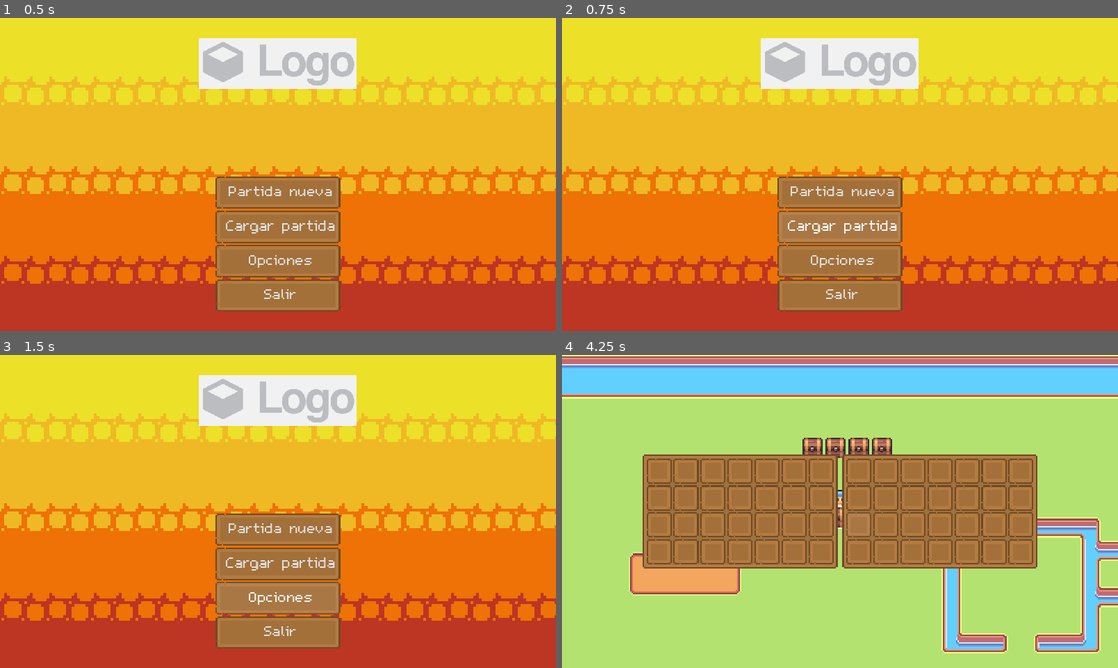
Above: before the commit, frames 1-4 (two rows, left to right).
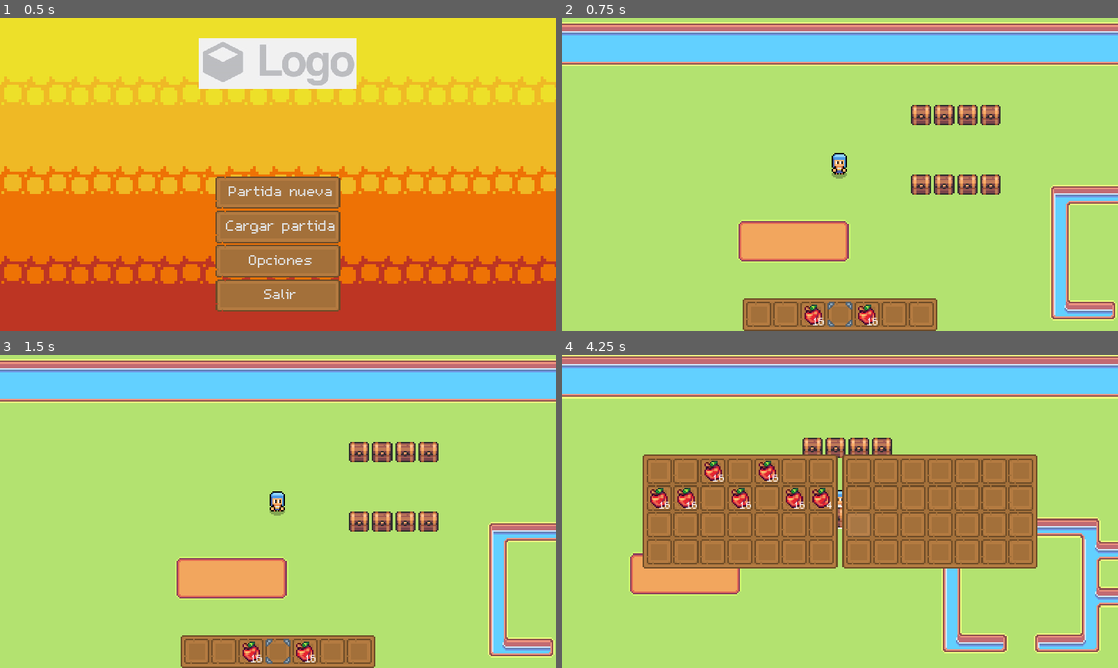
Above: after the commit, the same moments.

Repository: ArmandosLP/Farm_game_project
Game: Godot game, scene res://System/Main_menu/main_menu.tscn
Two runs of this game, one before a commit and one after it. Both use one fixed random seed, a clock stepped at 60 frames per second and the inputs below.
Inputs (mouse positions are in pixels of both pictures, inside the frame that each line leads up to):
- Up to frame 1 (0.5 s): no input
- Up to frame 2 (0.75 s): click "Cargar partida" at 0.5 s
- Up to frame 3 (1.5 s): click (278, 599) at 1.25 s, where only the run before the commit has a clickable "Opciones"
- Up to frame 4 (4.25 s): click (840, 530) at 2 s, where only the run before the commit has a clickable "Partida nueva"; tap Enter at 2.75 s; move the mouse to (923, 520) at 2.77 s; hold D (Movment_right_key) 2.78-3.53 s; hold Mouse wheel down (Mouse_down_scroll) 2.78-3.53 s; click (923, 520) at 2.92 s; move the mouse to (851, 520) at 3.52 s; hold S (Movment_down_key) from 3.53 s (still down); click (851, 520) at 3.6 s

Frame 1 is identical in both runs. In frame 2, 99% of the frame differs, in the area x 0-100%, y 0-100%; in frame 3, 99%; in frame 4, 1.2%.

Commit message:
Menu alpha

Diff:
--- a/Inventory_system_v2/Items/Corn.tres
+++ b/Inventory_system_v2/Items/Corn.tres
@@ -5,8 +5,10 @@
 
 [resource]
 script = ExtResource("1_4ovk7")
+id = 1
 name = "Maiz"
 description = "¿Con esto se hacen la palomitas?"
 max_stack = 16
 texture = ExtResource("2_aavn8")
 price = 7
+can_be_planted = false
--- a/Inventory_system_v2/Items/Corn_seeds.tres
+++ b/Inventory_system_v2/Items/Corn_seeds.tres
@@ -6,6 +6,7 @@
 
 [resource]
 script = ExtResource("1_k2ts5")
+id = 2
 name = "Semillas de maiz"
 description = "Se pueden plantar
 para obtener maiz."
--- a/Inventory_system_v2/Items/Items.gd
+++ b/Inventory_system_v2/Items/Items.gd
@@ -7,7 +7,7 @@
 const MANZANA = preload("res://Inventory_system_v2/Items/Manzana.tres")
 const NARANJA = preload("res://Inventory_system_v2/Items/Naranja.tres")
 const PERA = preload("res://Inventory_system_v2/Items/Pera.tres")
-
+const JADE_RING = preload("res://Inventory_system_v2/Items/Jade_ring.tres")
 
 var id : Dictionary = {
 	1: CORN,
@@ -17,4 +17,8 @@
 	5: MANZANA,
 	6: NARANJA,
 	7: PERA,
+	10: JADE_RING
 }
+
+func get_item_by_id(_id : int):
+	return id[_id]
--- /dev/null
+++ b/Inventory_system_v2/Items/Jade_ring.tres
@@ -0,0 +1,15 @@
+[gd_resource type="Resource" script_class="Item" load_steps=3 format=3 uid="uid://cogarwxpqjsbo"]
+
+[ext_resource type="Script" path="res://Inventory_system_v2/scripts/Item_resource.gd" id="1_erhld"]
+[ext_resource type="Texture2D" uid="uid://dawdmkx15oi6s" path="res://Assets/Jade_ring.png" id="2_insfm"]
+
+[resource]
+script = ExtResource("1_erhld")
+id = 10
+name = "Anillo de jade"
+description = "El jade es una gema mucho
+mas rara de lo que aparenta."
+max_stack = 1
+texture = ExtResource("2_insfm")
+price = 150
+can_be_planted = false
--- a/Inventory_system_v2/Items/Limon.tres
+++ b/Inventory_system_v2/Items/Limon.tres
@@ -5,9 +5,11 @@
 
 [resource]
 script = ExtResource("1_nf1qf")
+id = 3
 name = "Limon"
 description = "El condimento perfecto para
 algunas ocasiones."
 max_stack = 16
 texture = ExtResource("2_hy3o0")
 price = 12
+can_be_planted = false
--- a/Inventory_system_v2/Items/Manzana verde.tres
+++ b/Inventory_system_v2/Items/Manzana verde.tres
@@ -5,6 +5,7 @@
 
 [resource]
 script = ExtResource("1_nfpay")
+id = 4
 name = "Manzana verde"
 description = "Tiene un sabor ácido muy intenso."
 max_stack = 16
--- a/Inventory_system_v2/Items/Manzana.tres
+++ b/Inventory_system_v2/Items/Manzana.tres
@@ -5,9 +5,11 @@
 
 [resource]
 script = ExtResource("1_0gfkf")
+id = 5
 name = "Manzana"
 description = "No te tragues las semillas, en serio,
 no lo hagas, podrías morir."
 max_stack = 16
 texture = ExtResource("2_wef32")
 price = 5
+can_be_planted = false
--- a/Inventory_system_v2/Items/Naranja.tres
+++ b/Inventory_system_v2/Items/Naranja.tres
@@ -5,8 +5,10 @@
 
 [resource]
 script = ExtResource("1_53olp")
+id = 6
 name = "Naranja"
 description = "El rey de los cítricos nunca decepciona."
 max_stack = 16
 texture = ExtResource("2_m52lo")
 price = 15
+can_be_planted = false
--- a/Inventory_system_v2/Items/Pera.tres
+++ b/Inventory_system_v2/Items/Pera.tres
@@ -5,9 +5,11 @@
 
 [resource]
 script = ExtResource("1_1nr28")
+id = 7
 name = "Pera"
 description = "¿A alguien le gustan las
 peras no irónicamente?"
 max_stack = 16
 texture = ExtResource("2_ll3bm")
 price = 3
+can_be_planted = false
--- a/Inventory_system_v2/scripts/Item_resource.gd
+++ b/Inventory_system_v2/scripts/Item_resource.gd
@@ -1,5 +1,7 @@
 extends Resource
 class_name Item
+
+@export var id : int
 
 @export_group("Item propieties")
 @export var name : String
--- a/Inventory_system_v2/scripts/inventory_manager.gd
+++ b/Inventory_system_v2/scripts/inventory_manager.gd
@@ -164,11 +164,15 @@
 				update_displayer(inventory,i)
 	return _amount
 
+func set_item(inventory:Inventory,grid_cell:int,item:Item,amount:int) -> void:
+	inventory.items[grid_cell] = item
+	inventory.amount[grid_cell] = amount
+	update_displayer(inventory,grid_cell)
 
 func update_displayer(inventory:Inventory,id:int):
 	if inventory == ply_inventory:
 		ply_inventory_displayer.update_item_grid_cell(ply_inventory,id)
-		if !get_visibility():
+		if !get_visibility() and id < 7:
 			hotbar_displayer.update_cell(inventory,id)
 	elif inventory == cont_inventory:
 		cont_inventory_displayer.update_item_grid_cell(cont_inventory,id)
--- a/Map/Player.gd
+++ b/Map/Player.gd
@@ -79,11 +79,6 @@
 
 
 func _input(_event):
-	if Input.is_action_just_pressed("Full_screen_key"):
-		if DisplayServer.window_get_mode() != 0:
-			DisplayServer.window_set_mode(DisplayServer.WINDOW_MODE_WINDOWED)
-		else:
-			DisplayServer.window_set_mode(DisplayServer.WINDOW_MODE_FULLSCREEN)
 	if Input.is_action_just_pressed("Debug_key"):
 		InventoryManager.add_item(InventoryManager.ply_inventory,Items.MANZANA,100)
 	if Input.is_action_just_pressed("Inventory_action_key"):
--- a/Save_files/SaveSystem.gd
+++ b/Save_files/SaveSystem.gd
@@ -1,20 +1,35 @@
 extends Node
 
 
+func save_game():
+	var fileWirter := FileAccess.open("res://Save_files/player_inventory.json",FileAccess.WRITE)
+	var inventory = InventoryManager.ply_inventory
 
-func save_game():
+	var data : String = "["
+	for i in range(0,inventory.items.size(),1):
+		if inventory.items[i] != null:
+			data += "{\"itemID\": \"" + str(inventory.items[i].id) + "\",\"amount\": \"" + str(inventory.amount[i]) + "\"},"
+		else:
+			data += "null,"
+	data += "]"
 
-	var fileWirter := FileAccess.open("res://Save_files/player_inventory.json",FileAccess.WRITE)
-	var inventory = Inventory.new()
-	inventory.items[0] = Items.MANZANA
-
-	var data := {
-		"inventory": inventory
-	}
-
-	fileWirter.store_string(JSON.stringify(data))
+	fileWirter.store_string(data)
 	fileWirter.close()
 
 
 func load_game():
-	pass
+	var fileWirter := FileAccess.open("res://Save_files/player_inventory.json",FileAccess.READ)
+	var items = JSON.parse_string(fileWirter.get_as_text())
+
+	InventoryManager.initialize()
+	var ply_inventory = InventoryManager.ply_inventory
+
+	for i in range(0,items.size(),1):
+		if items[i] != null:
+			InventoryManager.set_item(
+				ply_inventory,
+				i,
+				Items.get_item_by_id(int(items[i].itemID)),
+				int(items[i].amount)
+				)
+	fileWirter.close()
--- a/Save_files/player_inventory.json
+++ b/Save_files/player_inventory.json
@@ -1 +1 @@
-{"inventory":"<Resource#-9223371986724452965>"}
+[null,null,{"itemID": "5","amount": "16"},null,{"itemID": "5","amount": "16"},null,null,{"itemID": "5","amount": "16"},{"itemID": "5","amount": "16"},null,{"itemID": "5","amount": "16"},null,{"itemID": "5","amount": "16"},{"itemID": "5","amount": "4"},null,null,null,null,null,null,null,null,null,null,null,null,null,null,]
--- /dev/null
+++ b/System/Main_menu/checkbox.tres
@@ -0,0 +1,11 @@
+[gd_resource type="Theme" load_steps=4 format=3 uid="uid://cvle4tnux5tw6"]
+
+[ext_resource type="Texture2D" uid="uid://bpbcv8xgapbcp" path="res://System/Main_menu/Sprites/tile_1000B.png" id="1_bw742"]
+[ext_resource type="Texture2D" uid="uid://x6dxq78ajoea" path="res://System/Main_menu/Sprites/tile_1000.png" id="2_y4oav"]
+
+[sub_resource type="StyleBoxEmpty" id="StyleBoxEmpty_vl8u7"]
+
+[resource]
+CheckBox/icons/checked = ExtResource("1_bw742")
+CheckBox/icons/unchecked = ExtResource("2_y4oav")
+CheckBox/styles/focus = SubResource("StyleBoxEmpty_vl8u7")
--- /dev/null
+++ b/System/Main_menu/lable.tres
@@ -0,0 +1,10 @@
+[gd_resource type="Theme" load_steps=2 format=3 uid="uid://cciho8772x3fi"]
+
+[ext_resource type="FontFile" uid="uid://ckdkjdb6ovipj" path="res://Assets/Text_fonts/m5x7.ttf" id="1_bu7yh"]
+
+[resource]
+Label/colors/font_color = Color(0.239216, 0.239216, 0.239216, 1)
+Label/colors/font_outline_color = Color(1, 1, 1, 1)
+Label/constants/outline_size = 2
+Label/font_sizes/font_size = 32
+Label/fonts/font = ExtResource("1_bu7yh")
--- a/System/Main_menu/main_menu.gd
+++ b/System/Main_menu/main_menu.gd
@@ -1,8 +1,7 @@
 extends PanelContainer
 
 
-func _on_leave_pressed():
-	get_tree().quit()
+
 
 func _on_new_game_pressed():
 	InventoryManager.initialize()
@@ -10,8 +9,12 @@
 
 func _on_load_game_pressed():
 	SaveSystem.load_game()
-	pass # Replace with function body.
+	get_tree().change_scene_to_file("res://Map/Mundo_de_pruebas.tscn")
 
+const OPTIONS_MENU = preload("res://System/Main_menu/options_menu.tscn")
 func _on_options_pressed():
-	SaveSystem.save_game()
-	pass # Replace with function body.
+	add_child(OPTIONS_MENU.instantiate())
+
+
+func _on_leave_pressed():
+	get_tree().quit()
--- /dev/null
+++ b/System/Main_menu/options_menu.gd
@@ -0,0 +1,17 @@
+extends PanelContainer
+
+@onready var check_box_fullscreen = %CheckBox_fullscreen
+
+var fullscreen = DisplayServer.WINDOW_MODE_WINDOWED
+
+func _on_check_box_fullscreen_toggled(toggled_on):
+	if toggled_on:
+		fullscreen = DisplayServer.WINDOW_MODE_FULLSCREEN
+	else:
+		fullscreen = DisplayServer.WINDOW_MODE_WINDOWED
+
+func _on_apply_pressed():
+	DisplayServer.window_set_mode(fullscreen)
+
+func _on_leave_pressed():
+	queue_free()
--- /dev/null
+++ b/System/Main_menu/options_menu.tscn
@@ -0,0 +1,148 @@
+[gd_scene load_steps=14 format=3 uid="uid://drcro56q8ighs"]
+
+[ext_resource type="Script" path="res://System/Main_menu/options_menu.gd" id="1_2k6pd"]
+[ext_resource type="Texture2D" uid="uid://ds00dn7tiolui" path="res://System/Main_menu/Sprites/tile_0010C.png" id="1_vm0lf"]
+[ext_resource type="FontFile" uid="uid://ckdkjdb6ovipj" path="res://Assets/Text_fonts/m5x7.ttf" id="2_bv84k"]
+[ext_resource type="Texture2D" uid="uid://b7jroqr44l6i5" path="res://System/Main_menu/Sprites/tile_0062.png" id="3_0610l"]
+[ext_resource type="Texture2D" uid="uid://ck0euls37td8d" path="res://System/Main_menu/Sprites/tile_0062B.png" id="4_a1qr0"]
+[ext_resource type="Theme" uid="uid://cvle4tnux5tw6" path="res://System/Main_menu/checkbox.tres" id="5_ejodr"]
+[ext_resource type="Theme" uid="uid://cciho8772x3fi" path="res://System/Main_menu/lable.tres" id="6_j8l4o"]
+
+[sub_resource type="StyleBoxTexture" id="StyleBoxTexture_61r20"]
+content_margin_right = 16.0
+texture = ExtResource("3_0610l")
+texture_margin_left = 21.0
+texture_margin_top = 9.0
+texture_margin_right = 9.0
+texture_margin_bottom = 18.0
+
+[sub_resource type="StyleBoxEmpty" id="StyleBoxEmpty_pyuwj"]
+content_margin_right = 16.0
+
+[sub_resource type="StyleBoxTexture" id="StyleBoxTexture_mp0rw"]
+content_margin_right = 16.0
+texture = ExtResource("4_a1qr0")
+texture_margin_left = 21.0
+texture_margin_top = 9.0
+texture_margin_right = 9.0
+texture_margin_bottom = 18.0
+
+[sub_resource type="StyleBoxTexture" id="StyleBoxTexture_xucvj"]
+content_margin_right = 16.0
+texture = ExtResource("3_0610l")
+texture_margin_left = 21.0
+texture_margin_top = 9.0
+texture_margin_right = 9.0
+texture_margin_bottom = 18.0
+
+[sub_resource type="StyleBoxTexture" id="StyleBoxTexture_nhftk"]
+content_margin_right = 16.0
+texture = ExtResource("3_0610l")
+texture_margin_left = 21.0
+texture_margin_top = 9.0
+texture_margin_right = 9.0
+texture_margin_bottom = 18.0
+modulate_color = Color(0.772549, 0.772549, 0.772549, 1)
+
+[sub_resource type="Theme" id="Theme_kj2nc"]
+Button/colors/font_color = Color(0.87451, 0.87451, 0.87451, 1)
+Button/colors/font_disabled_color = Color(0.87451, 0.87451, 0.87451, 1)
+Button/font_sizes/font_size = 32
+Button/fonts/font = ExtResource("2_bv84k")
+Button/styles/disabled = SubResource("StyleBoxTexture_61r20")
+Button/styles/focus = SubResource("StyleBoxEmpty_pyuwj")
+Button/styles/hover = SubResource("StyleBoxTexture_mp0rw")
+Button/styles/normal = SubResource("StyleBoxTexture_xucvj")
+Button/styles/pressed = SubResource("StyleBoxTexture_nhftk")
+
+[node name="OptionsMenu" type="PanelContainer"]
+self_modulate = Color(1, 1, 1, 0)
+anchors_preset = 15
+anchor_right = 1.0
+anchor_bottom = 1.0
+grow_horizontal = 2
+grow_vertical = 2
+script = ExtResource("1_2k6pd")
+
+[node name="MarginContainer" type="MarginContainer" parent="."]
+layout_mode = 2
+theme_override_constants/margin_left = 200
+theme_override_constants/margin_top = 100
+theme_override_constants/margin_right = 200
+theme_override_constants/margin_bottom = 100
+
+[node name="PanelContainer" type="PanelContainer" parent="MarginContainer"]
+self_modulate = Color(1, 1, 1, 0)
+layout_mode = 2
+
+[node name="NinePatchRect" type="NinePatchRect" parent="MarginContainer/PanelContainer"]
+layout_mode = 2
+texture = ExtResource("1_vm0lf")
+patch_margin_left = 12
+patch_margin_top = 12
+patch_margin_right = 12
+patch_margin_bottom = 12
+
+[node name="MarginContainer" type="MarginContainer" parent="MarginContainer/PanelContainer"]
+layout_mode = 2
+mouse_filter = 2
+theme_override_constants/margin_left = 20
+theme_override_constants/margin_top = 20
+theme_override_constants/margin_right = 20
+theme_override_constants/margin_bottom = 20
+
+[node name="HBoxContainer" type="HBoxContainer" parent="MarginContainer/PanelContainer/MarginContainer"]
+layout_mode = 2
+size_flags_horizontal = 8
+size_flags_vertical = 8
+
+[node name="apply" type="Button" parent="MarginContainer/PanelContainer/MarginContainer/HBoxContainer"]
+custom_minimum_size = Vector2(80, 40)
+layout_mode = 2
+size_flags_horizontal = 8
+size_flags_vertical = 8
+size_flags_stretch_ratio = 5.85
+theme = SubResource("Theme_kj2nc")
+theme_override_constants/outline_size = 0
+action_mode = 0
+text = "Aplicar"
+
+[node name="leave" type="Button" parent="MarginContainer/PanelContainer/MarginContainer/HBoxContainer"]
+custom_minimum_size = Vector2(80, 40)
+layout_mode = 2
+size_flags_horizontal = 8
+size_flags_vertical = 8
+size_flags_stretch_ratio = 5.85
+theme = SubResource("Theme_kj2nc")
+theme_override_constants/outline_size = 0
+action_mode = 0
+text = "Volver"
+
+[node name="GridContainer" type="GridContainer" parent="MarginContainer/PanelContainer/MarginContainer"]
+layout_mode = 2
+mouse_filter = 2
+columns = 2
+
+[node name="CheckBox_fullscreen" type="CheckBox" parent="MarginContainer/PanelContainer/MarginContainer/GridContainer"]
+unique_name_in_owner = true
+layout_mode = 2
+theme = ExtResource("5_ejodr")
+
+[node name="Label_fullscreen" type="Label" parent="MarginContainer/PanelContainer/MarginContainer/GridContainer"]
+layout_mode = 2
+theme = ExtResource("6_j8l4o")
+text = "Pantalla completa"
+
+[node name="CheckBox2" type="CheckBox" parent="MarginContainer/PanelContainer/MarginContainer/GridContainer"]
+layout_mode = 2
+theme = ExtResource("5_ejodr")
+
+[node name="Label2" type="Label" parent="MarginContainer/PanelContainer/MarginContainer/GridContainer"]
+layout_mode = 2
+theme = ExtResource("6_j8l4o")
+text = "Opcion de prueba
+"
+
+[connection signal="pressed" from="MarginContainer/PanelContainer/MarginContainer/HBoxContainer/apply" to="." method="_on_apply_pressed"]
+[connection signal="pressed" from="MarginContainer/PanelContainer/MarginContainer/HBoxContainer/leave" to="." method="_on_leave_pressed"]
+[connection signal="toggled" from="MarginContainer/PanelContainer/MarginContainer/GridContainer/CheckBox_fullscreen" to="." method="_on_check_box_fullscreen_toggled"]
--- a/System/StaticSystemScript.gd
+++ b/System/StaticSystemScript.gd
@@ -1,3 +1,9 @@
 extends Node
 
 var player : Player
+
+func _input(event):
+	if event.is_action("Stop_key"):
+		if player != null:
+			SaveSystem.save_game()
+			get_tree().quit()
--- a/project.godot
+++ b/project.godot
@@ -162,6 +162,11 @@
 "events": [Object(InputEventKey,"resource_local_to_scene":false,"resource_name":"","device":-1,"window_id":0,"alt_pressed":false,"shift_pressed":false,"ctrl_pressed":false,"meta_pressed":false,"pressed":false,"keycode":0,"physical_keycode":79,"key_label":0,"unicode":111,"echo":false,"script":null)
 ]
 }
+Stop_key={
+"deadzone": 0.5,
+"events": [Object(InputEventKey,"resource_local_to_scene":false,"resource_name":"","device":-1,"window_id":0,"alt_pressed":false,"shift_pressed":false,"ctrl_pressed":false,"meta_pressed":false,"pressed":false,"keycode":0,"physical_keycode":4194305,"key_label":0,"unicode":0,"echo":false,"script":null)
+]
+}
 
 [physics]
 
Binary file added: Assets/Jade_ring.png
Not shown, added: Assets/Jade_ring.png.import
Binary file added: System/Main_menu/Sprites/tile_1000.png
Not shown, added: System/Main_menu/Sprites/tile_1000.png.import
Binary file added: System/Main_menu/Sprites/tile_1000B.png
Not shown, added: System/Main_menu/Sprites/tile_1000B.png.import
